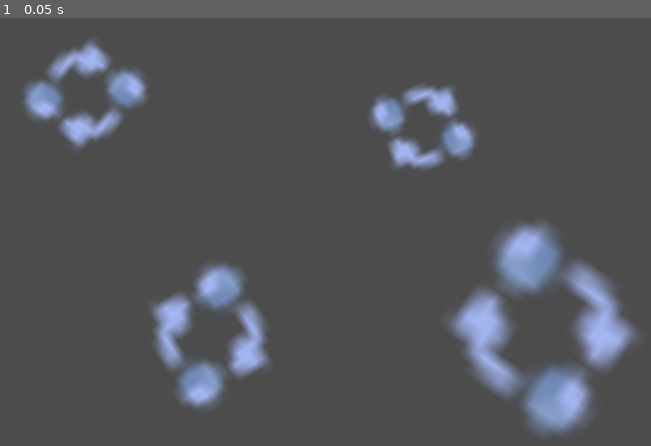
Above: before the commit, frame 1.
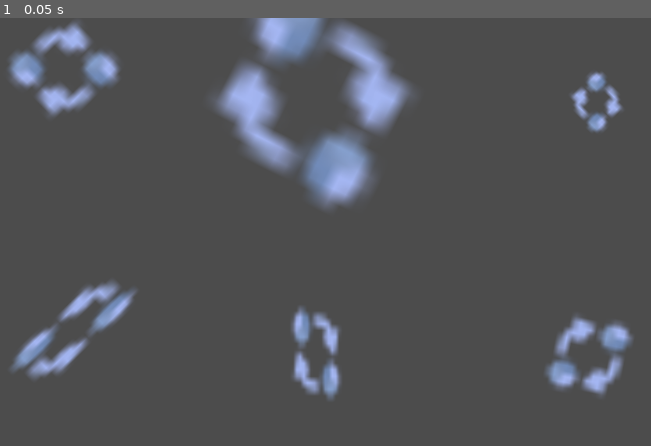
Above: after the commit, the same moment.

Repository: dreadpon/godot_transform_transfer
Game: Godot game, scene res://playground.tscn
The game is run twice, just before and just after one commit, with the same random seed, the same clock (stepped at 60 frames per second) and the same inputs. The project has no main scene, so this scene is started directly.
Inputs:
- Up to frame 1 (0.05 s): no input

The runs differ from the first frame. In frame 1, 23% of the frame differs, in the area x 1-98%, y 0-98%.

Commit message:
Fixed transfering with complex parent setups; expanded the readme

Diff:
--- a/playground.tscn
+++ b/playground.tscn
@@ -1,14 +1,12 @@
-[gd_scene load_steps=6 format=2]
+[gd_scene load_steps=5 format=2]
 
-[ext_resource path="res://addons/dreadpon.transform_transfer/assets/icon.png" type="Texture" id=1]
 [ext_resource path="res://addons/dreadpon.transform_transfer/assets/transform_transfer_2d_icon.svg" type="Texture" id=2]
 [ext_resource path="res://addons/dreadpon.transform_transfer/assets/transform_transfer_ui_icon.svg" type="Texture" id=3]
 
 [sub_resource type="SpatialMaterial" id=2]
-albedo_texture = ExtResource( 1 )
+albedo_color = Color( 1, 0.517647, 0.517647, 1 )
 uv1_scale = Vector3( 0.5, 0.5, 0.5 )
 uv1_offset = Vector3( 0.5, 0.5, 0.5 )
-uv1_triplanar = true
 
 [sub_resource type="CubeMesh" id=1]
 
@@ -17,26 +15,39 @@
 [node name="Spatial" type="Spatial" parent="."]
 
 [node name="MeshInstance" type="MeshInstance" parent="Spatial"]
-transform = Transform( -0.112364, 0.246832, -0.962522, 0.0563521, -0.965514, -0.254178, -0.992068, -0.0828006, 0.0945794, 1.2348, -6.15751, -3.9816 )
+transform = Transform( 2.08196, -0.955757, 0.474261, 0.653595, 1.96438, 1.0895, -0.843332, -0.83709, 2.0152, -14.3908, -3.77612, -25.3624 )
 material_override = SubResource( 2 )
 mesh = SubResource( 1 )
 material/0 = null
 
-[node name="MeshInstance4" type="MeshInstance" parent="Spatial/MeshInstance"]
-transform = Transform( 1.03633, -0.283235, -2.25714, 2.1284, 0.996269, 0.852203, 0.803009, -2.2751, 0.654175, 8.77161, -5.40568, -4.85297 )
+[node name="MeshInstance2" type="MeshInstance" parent="Spatial/MeshInstance"]
+transform = Transform( 0.12984, 0.357762, -0.924742, -0.976789, 0.206407, -0.0572932, 0.170375, 0.910716, 0.376257, 10.548, -2.70263, 4.16309 )
 material_override = SubResource( 2 )
 mesh = SubResource( 1 )
 skeleton = NodePath("../..")
 material/0 = null
 
-[node name="MeshInstance2" type="MeshInstance" parent="Spatial"]
-transform = Transform( -0.34455, 1.58829, -0.347977, -1.50314, -0.446765, -0.550858, -0.619942, 0.200509, 1.52903, -1.01873, 3.98489, 0.341736 )
+[node name="MeshInstance3" type="MeshInstance" parent="Spatial"]
+transform = Transform( 1.67854, 4.89088, -1.36045, 1.59196, 3.64482, 1.77404, 6.35194, -2.20593, -0.0851121, -13.9518, -3.95176, 0 )
 material_override = SubResource( 2 )
 mesh = SubResource( 1 )
 material/0 = null
 
-[node name="MeshInstance5" type="MeshInstance" parent="Spatial/MeshInstance2"]
-transform = Transform( 1.63027, -0.62192, -0.702985, 0.166817, 1.57848, -1.00961, 0.923659, 0.812621, 1.42312, -0.463537, 6.94754, 3.4194 )
+[node name="MeshInstance4" type="MeshInstance" parent="Spatial/MeshInstance3"]
+transform = Transform( -0.492374, 0.327932, -0.0120793, -0.303556, -0.4447, 0.300667, 0.456786, 0.743327, 1.56059, 1.15296, 3.44568, -2.5884 )
+material_override = SubResource( 2 )
+mesh = SubResource( 1 )
+skeleton = NodePath("../..")
+material/0 = null
+
+[node name="MeshInstance5" type="MeshInstance" parent="Spatial"]
+transform = Transform( -0.208216, -5.95089, 1.26664, 0.016629, 5.81003, 1.72231, -0.35663, 3.74531, -0.659215, -13.7761, 0.74189, 26.2405 )
+material_override = SubResource( 2 )
+mesh = SubResource( 1 )
+material/0 = null
+
+[node name="MeshInstance6" type="MeshInstance" parent="Spatial/MeshInstance5"]
+transform = Transform( -1.17013, -2.11744, -0.0391501, -0.0947233, 0.0520033, 0.0185157, -0.062631, 0.0427555, -0.440497, -34.107, -1.7578, 7.76396 )
 material_override = SubResource( 2 )
 mesh = SubResource( 1 )
 skeleton = NodePath("../..")
@@ -45,27 +56,39 @@
 [node name="Node2D" type="Node2D" parent="."]
 
 [node name="Sprite" type="Sprite" parent="Node2D"]
-position = Vector2( 215, 98 )
-rotation = -0.918483
-scale = Vector2( 9.34481, 9.34481 )
-texture = ExtResource( 2 )
-
-[node name="Sprite3" type="Sprite" parent="Node2D/Sprite"]
-position = Vector2( -15.8613, 33.7083 )
-rotation = 1.89641
-scale = Vector2( 1.18914, 1.18914 )
+position = Vector2( 200, 400 )
+rotation = 0.80119
+scale = Vector2( 4.39022, -13.0467 )
 texture = ExtResource( 2 )
 
 [node name="Sprite2" type="Sprite" parent="Node2D"]
-position = Vector2( 648, 140 )
-rotation = 2.70532
-scale = Vector2( 8.34349, 8.34349 )
+position = Vector2( 187.872, 65.5588 )
+rotation = -0.786587
+scale = Vector2( 8.32739, 8.32739 )
 texture = ExtResource( 2 )
 
-[node name="Sprite3" type="Sprite" parent="Node2D/Sprite2"]
-position = Vector2( -3.50272, -35.8834 )
-rotation = 1.02548
-scale = Vector2( 1.94145, 1.94145 )
+[node name="Sprite3" type="Sprite" parent="Node2D"]
+position = Vector2( 511, 430 )
+rotation = 3.13777
+scale = Vector2( 4.53728, 8.4035 )
+texture = ExtResource( 2 )
+
+[node name="Sprite4" type="Sprite" parent="Node2D"]
+position = Vector2( 507.003, 102 )
+rotation = 0.463738
+scale = Vector2( 16.9024, 16.9024 )
+texture = ExtResource( 2 )
+
+[node name="Sprite5" type="Sprite" parent="Node2D"]
+position = Vector2( 860, 433 )
+rotation = -1.37998
+scale = Vector2( 7.15603, 7.15603 )
+texture = ExtResource( 2 )
+
+[node name="Sprite6" type="Sprite" parent="Node2D"]
+position = Vector2( 870.002, 108 )
+rotation = -2.36527
+scale = Vector2( 4.54327, 4.54327 )
 texture = ExtResource( 2 )
 
 [node name="Control" type="Control" parent="."]
@@ -81,10 +104,10 @@
 anchor_top = 0.1
 anchor_right = 0.5
 anchor_bottom = 0.1
-margin_left = 294.0
-margin_top = 109.0
-margin_right = 358.0
-margin_bottom = 173.0
+margin_left = 208.0
+margin_top = 358.0
+margin_right = 272.0
+margin_bottom = 422.0
 rect_rotation = 47.4316
 rect_scale = Vector2( 1.97256, 1.97256 )
 texture = ExtResource( 3 )
@@ -94,12 +117,12 @@
 }
 
 [node name="TextureRect2" type="TextureRect" parent="Control/TextureRect"]
-margin_left = 80.9148
-margin_top = -130.808
-margin_right = 144.915
-margin_bottom = -66.8082
+margin_left = -116.38
+margin_top = -28.4258
+margin_right = -52.38
+margin_bottom = 35.574
 rect_rotation = -84.4138
-rect_scale = Vector2( 0.51765, 0.51765 )
+rect_scale = Vector2( 0.926975, 0.926975 )
 texture = ExtResource( 3 )
 stretch_mode = 1
 __meta__ = {
@@ -107,10 +130,10 @@
 }
 
 [node name="TextureRect3" type="TextureRect" parent="Control"]
-margin_left = 522.0
-margin_top = 330.0
-margin_right = 586.0
-margin_bottom = 394.0
+margin_left = 688.0
+margin_top = 425.0
+margin_right = 752.0
+margin_bottom = 489.0
 rect_rotation = -44.9947
 rect_scale = Vector2( 2.66623, 2.66623 )
 texture = ExtResource( 3 )
@@ -119,11 +142,11 @@
 "_edit_use_anchors_": false
 }
 
-[node name="TextureRect3" type="TextureRect" parent="Control/TextureRect3"]
-margin_left = -105.022
-margin_top = 10.0876
-margin_right = -41.0214
-margin_bottom = 74.0876
+[node name="TextureRect4" type="TextureRect" parent="Control/TextureRect3"]
+margin_left = 59.9305
+margin_top = -71.0814
+margin_right = 123.931
+margin_bottom = -7.08144
 rect_rotation = -17.7482
 rect_scale = Vector2( 1.03129, 1.03129 )
 texture = ExtResource( 3 )
Not shown, changed: addons/dreadpon.transform_transfer/plugin.cfg
Not shown, changed: addons/dreadpon.transform_transfer/transfer_manager.gd
Binary file added: media/complex_parent_setup.png
Binary file changed: media/overview.gif
Binary file added: media/simple_parent_setup.png
Not shown, added: .gitignore
Not shown, changed: README.md
